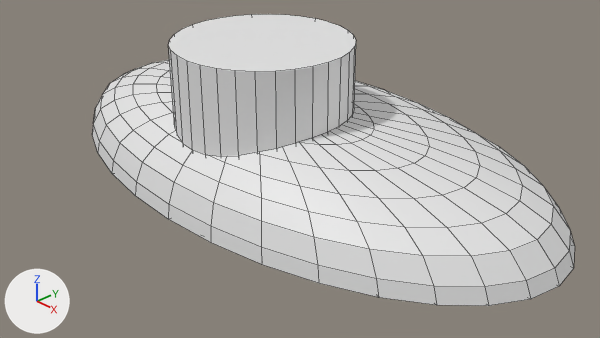
What one commit did to the Blender file antenna-cover.blend.
Before and after are seen from the file's camera 'Camera'. Lighting does not change. The marker at lower left points along +X, +Y and +Z. Mesh edges are drawn as thin lines.
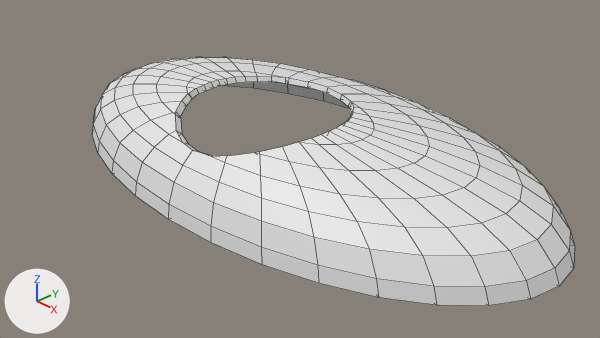
Where the change shows, as pixel boxes [x1, y1, x2, y2] in the pictures (600 x 338 px):
```json
{"object": "Sphere", "change": "reshaped", "before": [92, 60, 575, 306], "after": [92, 57, 575, 306]}
{"object": "Cylinder", "change": "deleted", "before": [169, 14, 356, 157]}
{"part": 1, "of": "me_sphere", "change": "cut back", "before": [151, 89, 406, 182], "after": [151, 67, 406, 182]}
```

Edits to the scene script, one JSON object a line:
```json
{"block": "me_sphere", "where": "# used by ob_sphere; location = (0.0, 0.0, 0.0); scale = (3.95, 2.15, 1.5)"}
{"op": "remove", "block": "me_sphere", "code": "me_sphere.from_pydata(...)  # 257 vertices, 256 faces; spans x -1.0..1.0, y -1.0..1.0, z 0.0..0.73"}
{"op": "add", "block": "me_sphere", "code": "me_sphere.from_pydata(...)  # 248 vertices, 212 faces; spans x -1.0..1.0, y -1.0..1.0, z 0.0..0.69"}
{"block": "me_sphere", "change": "me_sphere part 1"}
{"block": "me_sphere", "change": "49 vertices are removed from x -0.21..0.21, y -0.8..0.19, z 0.52..0.73"}
{"block": "me_sphere", "change": "84 faces are deleted"}
{"block": "me_sphere", "change": "40 vertices are added at x -0.28..0.28, y -0.81..0.24, z 0.51..0.69"}
{"block": "me_sphere", "change": "40 new faces join them"}
{"block": "ob_sphere", "where": "_m = ob_sphere.modifiers.new('Boolean', 'BOOLEAN')"}
{"op": "remove", "block": "ob_sphere", "code": "_m.object = ob_cylinder"}
{"op": "remove", "block": "ob_cylinder", "code": ["ob_cylinder = bpy.data.objects.new('Cylinder', me_cylinder)", "ob_cylinder.location = (0.0, -0.607, 0.751)", "ob_cylinder.scale = (1.12, 1.12, 1.12)"]}
```
